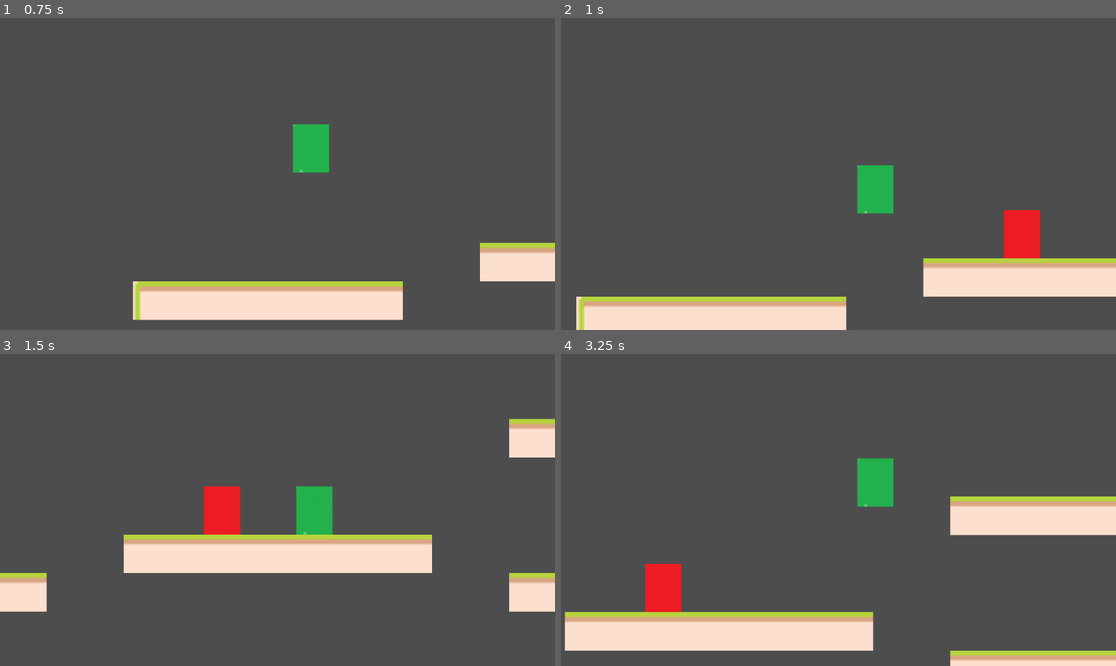
Above: before the commit, frames 1-4 (two rows, left to right).
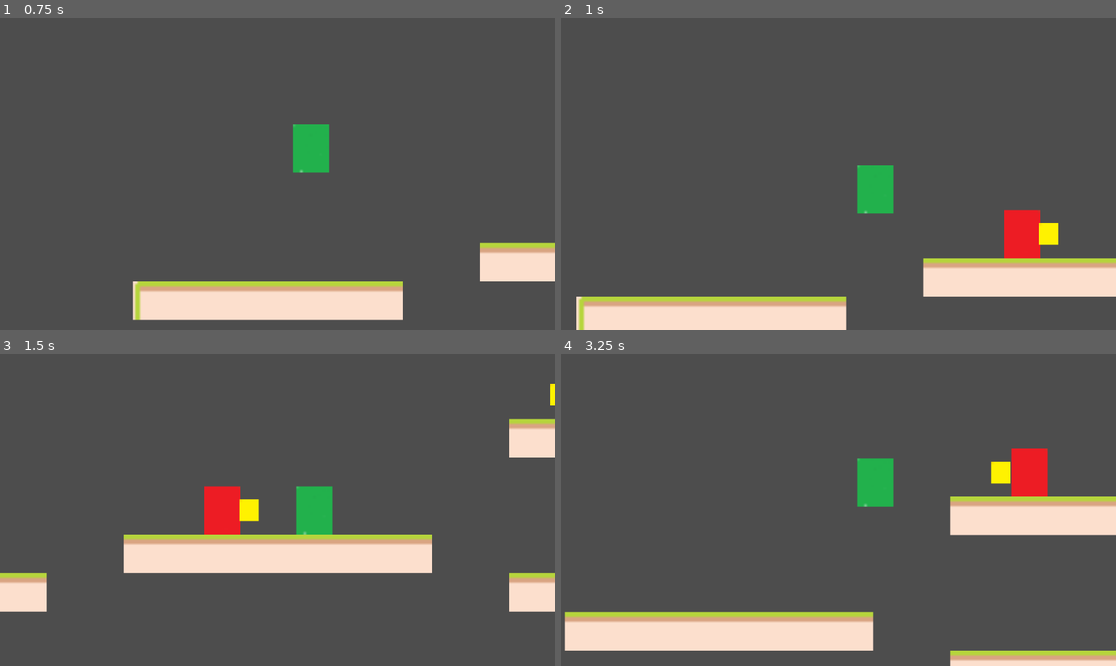
Above: after the commit, the same moments.

Repository: sspen094/turnkey
Game: Godot game, scene res://level.tscn
The game is run twice, just before and just after one commit, with the same random seed, the same clock (stepped at 60 frames per second) and the same inputs.
Inputs:
- Up to frame 1 (0.75 s): tap Enter (ui_accept) at 0.5 s; hold D (right) from 0.53 s (still down); hold E (interact, bound only after the commit) from 0.53 s (still down)
- Up to frame 2 (1 s): keep holding D (right); keep holding E (interact, bound only after the commit); tap Enter (ui_accept) at 0.77 s
- Up to frame 3 (1.5 s): keep holding D (right); release E (interact, bound only after the commit) at 1.28 s; tap E (interact, bound only after the commit) at 1.35 s
- Up to frame 4 (3.25 s): tap Enter (ui_accept) at 1.52, 3.02 s; release D (right) at 2.03 s; hold A (left) 2.03-2.78 s; hold E (interact, bound only after the commit) 2.03-2.78 s; hold D (right) from 2.78 s (still down); tap E (interact, bound only after the commit) at 2.85 s

Frame 1 is identical in both runs. In frame 2, 0.2% of the frame differs, in the area x 86-90%, y 65-73%; in frame 3, 0.3%; in frame 4, 2.3%, in the area x 15-88%, y 30-83%.

Commit message:
enemyKeys

Diff:
--- /dev/null
+++ b/enemy_1.gd
@@ -0,0 +1,18 @@
+extends Node2D
+
+var lives = 1
+# Called when the node enters the scene tree for the first time.
+func _ready() -> void:
+	pass # Replace with function body.
+
+
+# Called every frame. 'delta' is the elapsed time since the previous frame.
+func _process(delta: float) -> void:
+	check_lives()
+
+func check_lives():
+	if lives <= 0:
+		queue_free()
+
+func lower_lives():
+	lives -= 1
--- a/enemy_1.tscn
+++ b/enemy_1.tscn
@@ -1,12 +1,15 @@
-[gd_scene load_steps=4 format=3 uid="uid://b7eyknt5qclwl"]
+[gd_scene load_steps=6 format=3 uid="uid://b7eyknt5qclwl"]
 
 [ext_resource type="Texture2D" uid="uid://b7sslo6gj1jd6" path="res://assets/graphics/enemy/enemy.png" id="1_gm0po"]
+[ext_resource type="Script" path="res://enemy_1.gd" id="1_hpk7c"]
 [ext_resource type="PackedScene" uid="uid://llag2073awvj" path="res://enemy_hitbox.tscn" id="2_ato8v"]
+[ext_resource type="PackedScene" uid="uid://bhih1gx1lxisb" path="res://enemy_key.tscn" id="3_skokv"]
 
 [sub_resource type="RectangleShape2D" id="RectangleShape2D_yokoo"]
 size = Vector2(13.9998, 20)
 
 [node name="Enemy1" type="Node2D"]
+script = ExtResource("1_hpk7c")
 
 [node name="Sprite2D" type="Sprite2D" parent="."]
 texture = ExtResource("1_gm0po")
@@ -17,3 +20,6 @@
 [node name="CollisionShape2D" type="CollisionShape2D" parent="EnemyHitbox"]
 position = Vector2(-2.3842e-07, 3.71387e-10)
 shape = SubResource("RectangleShape2D_yokoo")
+
+[node name="EnemyKey" parent="." instance=ExtResource("3_skokv")]
+position = Vector2(11, 0)
--- /dev/null
+++ b/enemy_2.gd
@@ -0,0 +1,18 @@
+extends Node2D
+
+var lives = 2
+# Called when the node enters the scene tree for the first time.
+func _ready() -> void:
+	pass # Replace with function body.
+
+
+# Called every frame. 'delta' is the elapsed time since the previous frame.
+func _process(delta: float) -> void:
+	check_lives()
+
+func check_lives():
+	if lives <= 0:
+		queue_free()
+
+func lower_lives():
+	lives -= 1
--- /dev/null
+++ b/enemy_2.tscn
@@ -0,0 +1,26 @@
+[gd_scene load_steps=6 format=3 uid="uid://c74xx0jq1wgno"]
+
+[ext_resource type="Texture2D" uid="uid://b7sslo6gj1jd6" path="res://assets/graphics/enemy/enemy.png" id="1_mrp6f"]
+[ext_resource type="Script" path="res://enemy_2.gd" id="1_pol5n"]
+[ext_resource type="PackedScene" uid="uid://llag2073awvj" path="res://enemy_hitbox.tscn" id="2_6nnpu"]
+[ext_resource type="PackedScene" uid="uid://bhih1gx1lxisb" path="res://enemy_key.tscn" id="3_lqpb3"]
+
+[sub_resource type="RectangleShape2D" id="RectangleShape2D_rpfy3"]
+size = Vector2(15, 20)
+
+[node name="enemy_2" type="Node2D"]
+script = ExtResource("1_pol5n")
+
+[node name="Sprite2D" type="Sprite2D" parent="."]
+texture = ExtResource("1_mrp6f")
+
+[node name="EnemyHitbox" parent="." instance=ExtResource("2_6nnpu")]
+
+[node name="CollisionShape2D" type="CollisionShape2D" parent="EnemyHitbox"]
+shape = SubResource("RectangleShape2D_rpfy3")
+
+[node name="EnemyKey" parent="." instance=ExtResource("3_lqpb3")]
+position = Vector2(12, 0)
+
+[node name="EnemyKey2" parent="." instance=ExtResource("3_lqpb3")]
+position = Vector2(-12, 0)
--- /dev/null
+++ b/enemy_key.gd
@@ -0,0 +1,18 @@
+extends Area2D
+
+
+# Called when the node enters the scene tree for the first time.
+func _ready() -> void:
+	pass # Replace with function body.
+
+
+# Called every frame. 'delta' is the elapsed time since the previous frame.
+func _process(delta: float) -> void:
+	pass
+
+func is_enemy_key():
+	pass
+
+func take_key():
+	get_parent().lower_lives()
+	queue_free()
--- /dev/null
+++ b/enemy_key.tscn
@@ -0,0 +1,16 @@
+[gd_scene load_steps=4 format=3 uid="uid://bhih1gx1lxisb"]
+
+[ext_resource type="Texture2D" uid="uid://bhydvcqtnmsgg" path="res://assets/graphics/enemy/enemyKey.png" id="1_0faou"]
+[ext_resource type="Script" path="res://enemy_key.gd" id="1_wqdqu"]
+
+[sub_resource type="RectangleShape2D" id="RectangleShape2D_fe8u3"]
+size = Vector2(8, 9)
+
+[node name="EnemyKey" type="Area2D"]
+script = ExtResource("1_wqdqu")
+
+[node name="Sprite2D" type="Sprite2D" parent="."]
+texture = ExtResource("1_0faou")
+
+[node name="CollisionShape2D" type="CollisionShape2D" parent="."]
+shape = SubResource("RectangleShape2D_fe8u3")
--- a/level.tscn
+++ b/level.tscn
@@ -1,8 +1,9 @@
-[gd_scene load_steps=6 format=4 uid="uid://bonxxvnykga5"]
+[gd_scene load_steps=7 format=4 uid="uid://bonxxvnykga5"]
 
 [ext_resource type="Texture2D" uid="uid://cu0381xsgqtne" path="res://assets/graphics/level/tilesets/level_tilemap.png" id="1_qasbn"]
 [ext_resource type="PackedScene" uid="uid://d0fkjk7lmjgsm" path="res://player.tscn" id="2_v5b4a"]
 [ext_resource type="PackedScene" uid="uid://b7eyknt5qclwl" path="res://enemy_1.tscn" id="3_p44i2"]
+[ext_resource type="PackedScene" uid="uid://c74xx0jq1wgno" path="res://enemy_2.tscn" id="4_jxodv"]
 
 [sub_resource type="TileSetAtlasSource" id="TileSetAtlasSource_ipyit"]
 texture = ExtResource("1_qasbn")
@@ -70,3 +71,6 @@
 
 [node name="Enemy1" parent="." instance=ExtResource("3_p44i2")]
 position = Vector2(249, 54)
+
+[node name="enemy_2" parent="." instance=ExtResource("4_jxodv")]
+position = Vector2(401, 6)
--- a/player.gd
+++ b/player.gd
@@ -4,8 +4,12 @@
 @export var SPEED = 300.0
 @export var JUMP_VELOCITY = -400.0
 
+var is_right = true
+var key_array = []
+var interactable = true
 
-func _physics_process(delta: float) -> void:
+
+func _process(delta: float) -> void:
 	# Add the gravity.
 	if not is_on_floor():
 		velocity += get_gravity() * delta
@@ -19,11 +23,46 @@
 	var direction := Input.get_axis("left", "right")
 	if direction:
 		velocity.x = direction * SPEED
+		if (velocity.x > 0):
+			is_right = true
+		if (velocity.x < 0):
+			is_right = false
 	else:
 		velocity.x = move_toward(velocity.x, 0, SPEED)
 
+	handleFacing()
+	interact_with_key()
 	move_and_slide()
 
 
+
+func handleFacing():
+	if(is_right):
+		get_node("interactBox").position.x = 15
+	else:
+		get_node("interactBox").position.x = -15
+
 func damage(amount: int):
 	print("Damage: " + str(amount))
+
+func interact_with_key():
+	if Input.is_action_pressed("interact") and interactable:
+		var area = key_array.pop_front()
+		interactable = false
+		$Timers/InteractTimer.start()
+		if area != null:
+			area.take_key()
+
+
+func _on_interact_timer_timeout() -> void:
+	interactable = true
+
+
+func _on_interact_box_area_entered(area: Area2D) -> void:
+	if 'is_enemy_key' in area:
+		key_array.append(area)
+
+
+func _on_interact_box_area_exited(area: Area2D) -> void:
+	if 'is_enemy_key' in area:
+		key_array.erase(area)
--- a/player.tscn
+++ b/player.tscn
@@ -18,6 +18,9 @@
 radius = 8.0
 height = 20.0
 
+[sub_resource type="RectangleShape2D" id="RectangleShape2D_hlgvq"]
+size = Vector2(15, 26)
+
 [node name="player" type="CharacterBody2D"]
 script = ExtResource("1_5b41b")
 
@@ -31,3 +34,18 @@
 zoom = Vector2(5, 5)
 position_smoothing_enabled = true
 position_smoothing_speed = 10.69
+
+[node name="interactBox" type="Area2D" parent="."]
+position = Vector2(15, 0)
+
+[node name="CollisionShape2D" type="CollisionShape2D" parent="interactBox"]
+shape = SubResource("RectangleShape2D_hlgvq")
+
+[node name="Timers" type="Node" parent="."]
+
+[node name="InteractTimer" type="Timer" parent="Timers"]
+wait_time = 0.2
+
+[connection signal="area_entered" from="interactBox" to="." method="_on_interact_box_area_entered"]
+[connection signal="area_exited" from="interactBox" to="." method="_on_interact_box_area_exited"]
+[connection signal="timeout" from="Timers/InteractTimer" to="." method="_on_interact_timer_timeout"]
--- a/project.godot
+++ b/project.godot
@@ -29,3 +29,8 @@
 , Object(InputEventKey,"resource_local_to_scene":false,"resource_name":"","device":0,"window_id":0,"alt_pressed":false, …(185 unchanged characters)…
 ]
 }
+interact={
+"deadzone": 0.5,
+"events": [Object(InputEventKey,"resource_local_to_scene":false,"resource_name":"","device":-1,"window_id":0,"alt_pressed":false,"shift_pressed":false,"ctrl_pressed":false,"meta_pressed":false,"pressed":false,"keycode":0,"physical_keycode":69,"key_label":0,"unicode":101,"location":0,"echo":false,"script":null)
+]
+}
Binary file added: assets/graphics/enemy/enemyKey.png
Not shown, added: assets/graphics/enemy/enemyKey.png.import
Not shown: 1 places in player.tscn that only renumber resources
